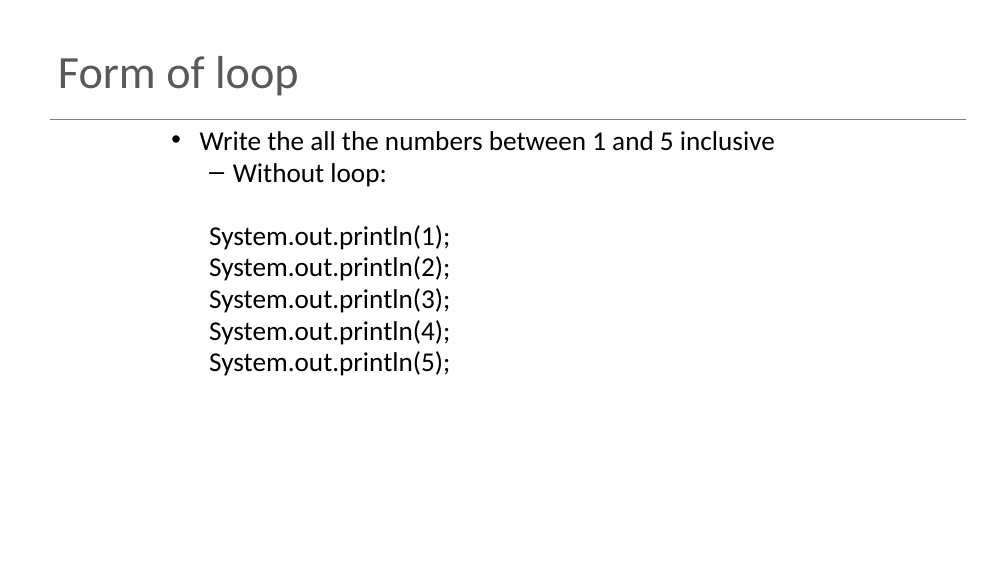
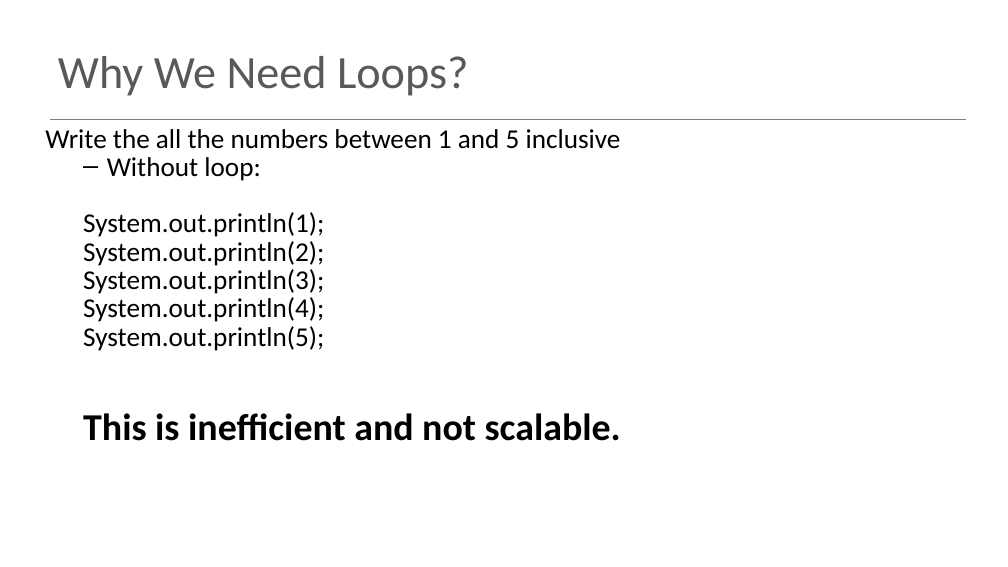
Before and after one commit to Programming-Fundamentals-SETU/prog-fund-2-jan-26, a slide deck: slide 5 of topic02-primitive-arrays/unit-02a-lectures/talk-2-loop-recap/b-iteration-while.pptx. Drawn at 1008x567 pixels with LibreOffice and Linux fonts; fonts in the diff are those of the drawing. Boxes give left, top, right and bottom in pixels: in the first picture for what was removed or moved away, otherwise in the second. Text is boxed around its words. In the diff, an @@ line names an element or a change of style, - is before the commit and + after.

```diff
--- a/topic02-primitive-arrays/unit-02a-lectures/talk-2-loop-recap/b-iteration-while.pptx
+++ b/topic02-primitive-arrays/unit-02a-lectures/talk-2-loop-recap/b-iteration-while.pptx
@@ title at [58, 56, 469, 96]: text changed @@
-Form of loop
+Why We Need Loops?
@@ text "Write the all the numbers ...": place and size @@
-text "Write the all the numbers ..." at [200, 131, 775, 376]
+text "Write the all the numbers ..." at [45, 129, 621, 441]
@@ text at [45, 129, 621, 351]: bullet • to none; line spacing 0.8 to 0.7 @@
@@ text at [83, 413, 621, 441]: paragraph added @@
+  This is inefficient and not scalable.
```
Also in this commit, not shown: 3 other slides changed, 4 slides added, 1 slide removed, 17 other files.
